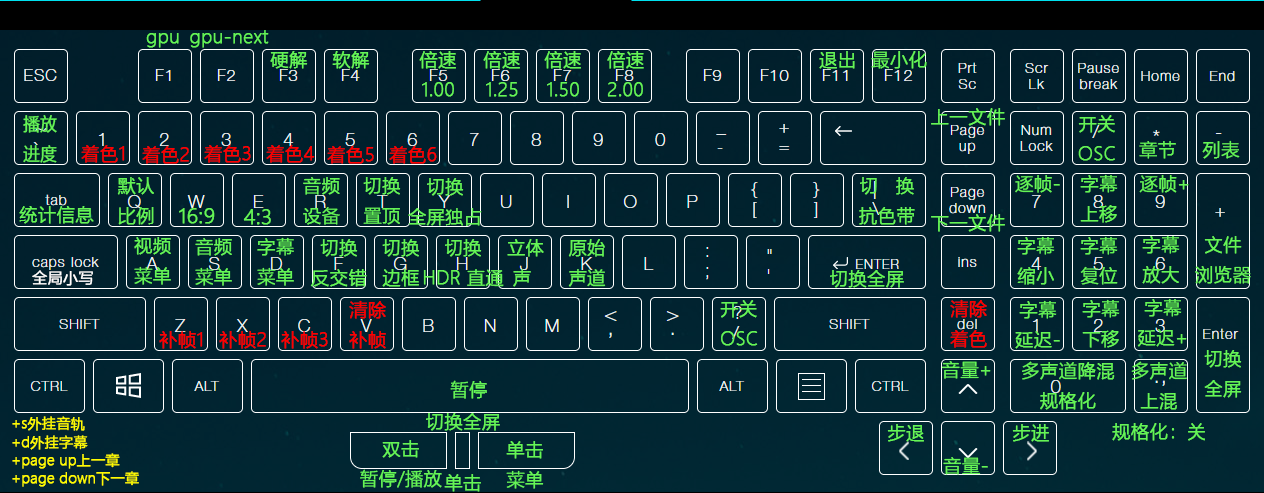
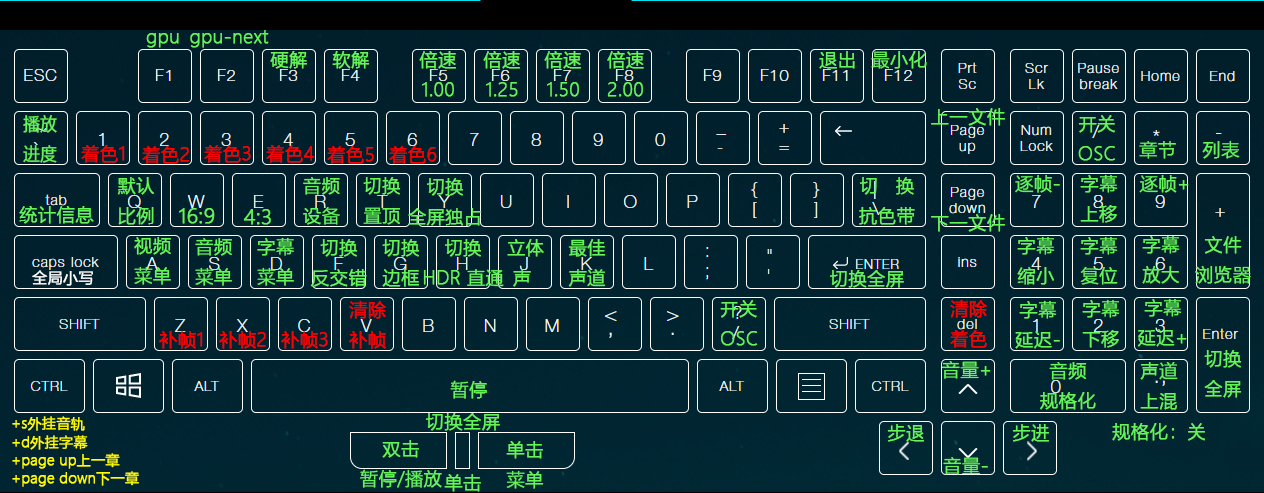
Layers edited between the first and the second 1264px x 493px image:
renamed "原始声道" to "最佳声道", painted on it over [568, 239, 606, 257]
renamed "多声道降混 规格化" to "音频规格化", painted on it over [1022, 361, 1115, 380]
renamed "多声道上混" to "声道上混", painted on it over [1112, 361, 1187, 380]
